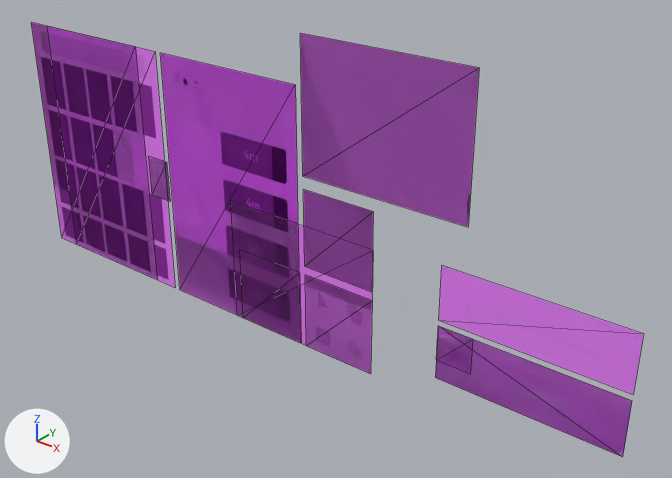
The glTF model src/data/shot-generator/xr/ui/controls.glb, before and after one commit.
Rendered twice from a 50 mm lens placed at (1.0, -1.501, 1.141), pointed at (-0.242, 0.051, 0.178). Every picture has the same lights, and +X, +Y and +Z are marked at lower left. Mesh edges are drawn as thin lines. Where no turn or scale is listed for an object, it has been applied to the vertices.

In view in the first picture: 'base', 'gui-add', 'gui-properties-ext', 'gui-settings', 'gui-test'.
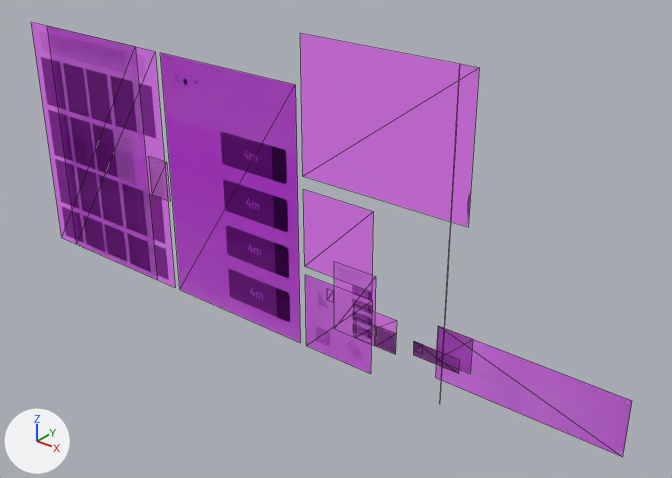
What differs and where, as boxes (x1, y1, x2, y2) in the pictures (672 x 478 px):
'gui-test', rescaled (not visible afterwards)
    before: (31, 22, 643, 394)
'gui-settings', reshaped, moved, turned, rescaled
    before: (231, 201, 632, 457)
    after: (354, 305, 460, 372)
'gui-properties', reshaped, moved, turned, rescaled (not visible before)
    after: (327, 262, 460, 374)
'gui-add', moved, turned, rescaled
    before: (240, 251, 301, 343)
    after: (356, 319, 459, 373)
'gui-top', moved, turned, rescaled (not visible before)
    after: (376, 329, 460, 369)
'base', unchanged, uncovered by the edit
    before: (31, 24, 632, 456)
    after: (31, 22, 632, 457)

The change in detail:
me_plane_001 is used by ob_gui_properties; location (0.1, 0.0, 0.057); rotation (1.571, 0.0, 0.0), in degrees (90, 0, 0); scale (0.0435, 0.0435, 0.001).
me_plane_001 had 20 vertices, 10 faces and spanned x -21.5..9.7, y -3.9..11.4, z 0.0.
me_plane_001 now has 20 vertices, 10 faces and spans x -0.2..0.1, y 0.0, z 0.0..0.2.
me_plane_001 part 1: 20 of 20 vertices moved; they spanned x -21.5..9.7, y -3.9..11.4, z 0.0 and now span x -0.2..0.1, y 0.0, z 0.0..0.2; mean shift (7.3, -0.9, 0.0); largest move (-19.7, 11.4, 0.0) -> (-0.1, 0.0, 0.0).
me_plane_003 is used by ob_gui_settings; location (0.1, 0.0, 0.057); rotation (1.571, 0.0, 0.0), in degrees (90, 0, 0); scale (0.0435, 0.0435, 0.001).
me_plane_003 had 12 vertices, 6 faces and spanned x -14.6..9.7, y -3.9..3.6, z 0.0.
me_plane_003 now has 12 vertices, 6 faces and spans x -0.1..0.1, y 0.0, z 0.0..0.1.
me_plane_003 part 2: 12 of 12 vertices moved; they spanned x -14.6..9.7, y -3.9..3.6, z 0.0 and now span x -0.1..0.1, y 0.0, z 0.0..0.1; mean shift (1.4, 0.5, 0.0); largest move (-14.6, -3.9, 0.0) -> (0.0, 0.0, 0.1).
me_plane_010 has 16 vertices, 8 faces and spans x -14.1..9.7, y -3.9..0.7, z 0.0.
me_plane_010 is used by ob_gui_add; location (0.1, 0.0, 0.057); rotation (1.571, 0.0, 0.0), in degrees (90, 0, 0); scale (0.0435, 0.0435, 0.001).
me_plane_010 part 3: the whole mesh is scaled about its middle by (0.00747, 0, 42.6), then moved by (2.2, 1.6, 0.0).
me_plane_012 has 12 vertices, 6 faces and spans x -9.1..9.7, y -3.9..0.7, z 0.0.
me_plane_012 is used by ob_gui_top; location (0.1, 0.0, 0.057); rotation (1.571, 0.0, 0.0), in degrees (90, 0, 0); scale (0.0435, 0.0435, 0.001).
me_plane_012 part 4: the whole mesh is scaled about its middle by (0.00427, 0, 41.1), then moved by (-0.3, 1.6, 0.0).
Object 'gui-test' (ob_gui_test) is rescaled from (0.0435, 0.0435, 0.001) to (0.0, 0.0435, 0.001).
Object 'gui-properties' (ob_gui_properties) turns from (90, 0, 0) to (0, 0, 0) degrees about x, y and z.
Object 'gui-properties' (ob_gui_properties) is rescaled from (0.0435, 0.0435, 0.001) to (1.0, 1.0, 1.0).
Object 'gui-properties' (ob_gui_properties) moves from (0.1, 0.0, 0.057) to (0.0, 0.0, 0.0).
Object 'gui-settings' (ob_gui_settings) turns from (90, 0, 0) to (0, 0, 0) degrees about x, y and z.
Object 'gui-settings' (ob_gui_settings) is rescaled from (0.0435, 0.0435, 0.001) to (1.0, 1.0, 1.0).
Object 'gui-settings' (ob_gui_settings) moves from (0.1, 0.0, 0.057) to (0.0, 0.0, 0.0).
Object 'gui-add' (ob_gui_add) turns from (90, 0, 0) to (0, 0, 0) degrees about x, y and z.
Object 'gui-add' (ob_gui_add) is rescaled from (0.0435, 0.0435, 0.001) to (1.0, 1.0, 1.0).
Object 'gui-add' (ob_gui_add) moves from (0.1, 0.0, 0.057) to (0.0, 0.0, 0.0).
Object 'gui-top' (ob_gui_top) turns from (90, 0, 0) to (0, 0, 0) degrees about x, y and z.
Object 'gui-top' (ob_gui_top) is rescaled from (0.0435, 0.0435, 0.001) to (1.0, 1.0, 1.0).
Object 'gui-top' (ob_gui_top) moves from (0.1, 0.0, 0.057) to (0.0, 0.0, 0.0).
